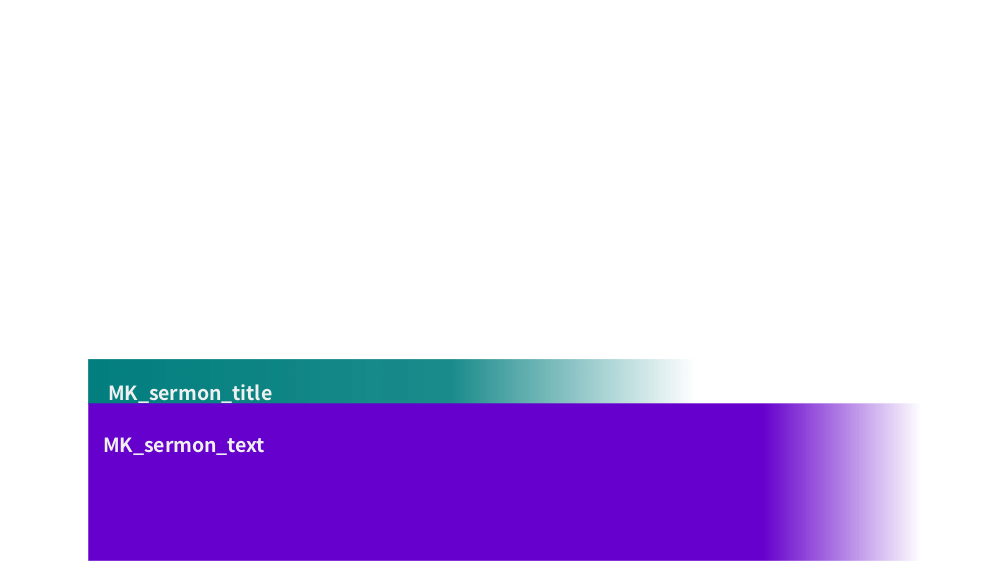
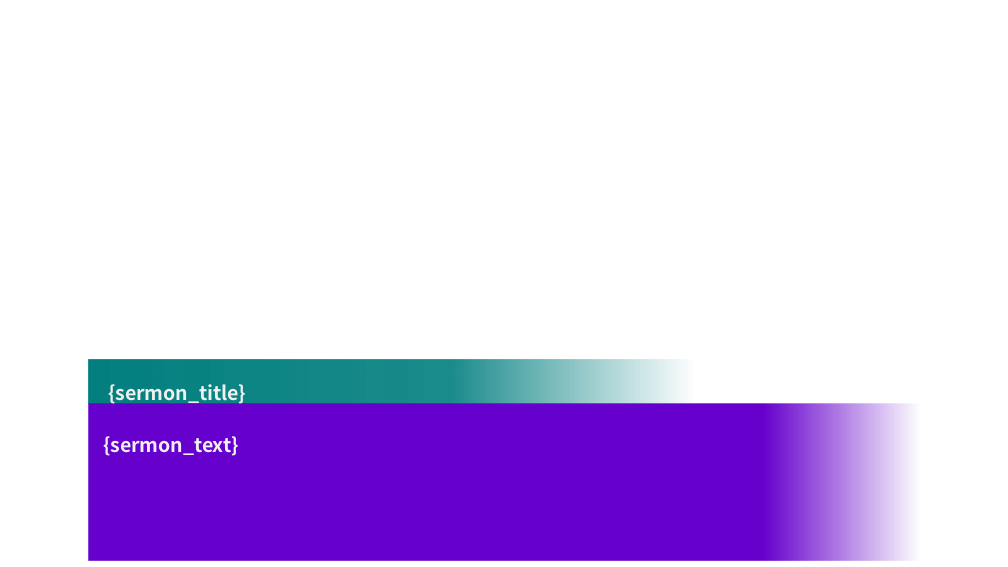
Before and after one commit to juria90/service_ppt, a slide deck: slide 12 of sample/Service-Template.pptx. Drawn at 1008x567 pixels with LibreOffice and Linux fonts; fonts in the diff are those of the drawing. Boxes give left, top, right and bottom in pixels: in the first picture for what was removed or moved away, otherwise in the second. Text is boxed around its words. In the diff, an @@ line names an element or a change of style, - is before the commit and + after.

```diff
--- a/sample/Service-Template.pptx
+++ b/sample/Service-Template.pptx
@@ text at [108,384,246,406]: text changed @@
-MK_sermon_title
+{sermon_title}
@@ text at [103,436,239,456]: text changed @@
-MK_sermon_text
+{sermon_text}
```
Also in this commit, not shown: 14 other slides changed, 13 other files.
